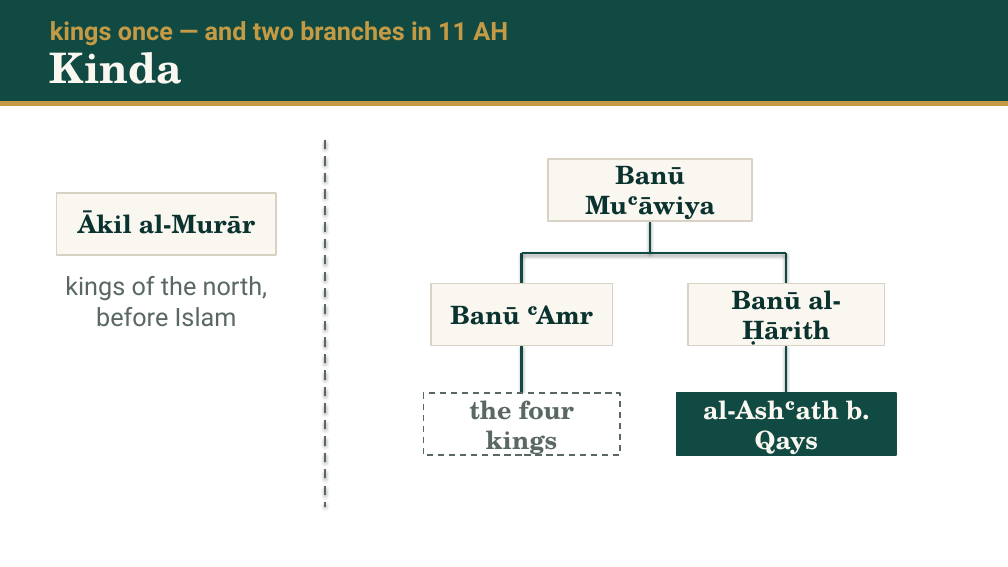
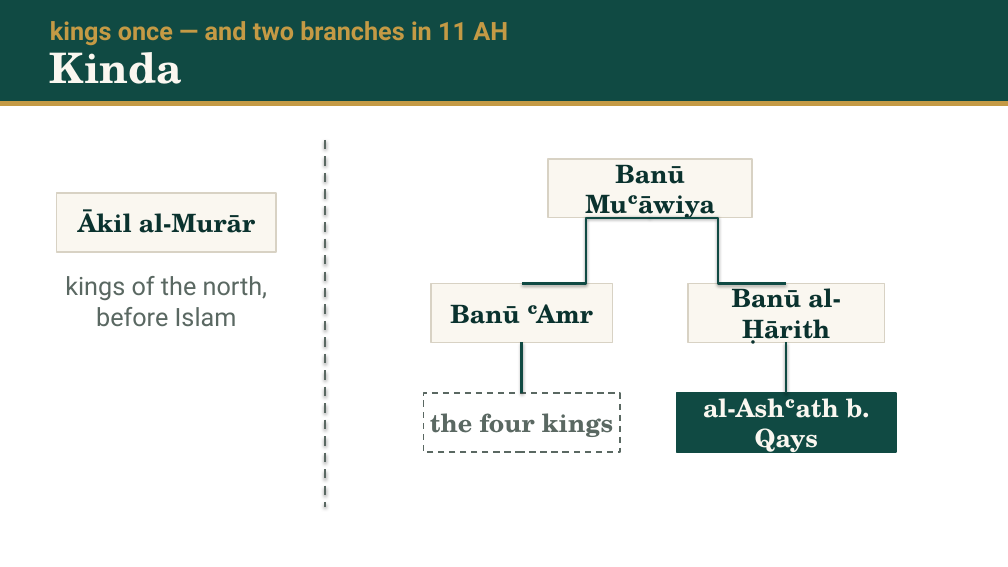
Before and after one commit to daniyalyasin93/2026SeptemberIslamicHistoryClass, a slide deck: slide 70 of S05_yamama_dead_oman_mahra/S05.pptx. Drawn at 1008x567 pixels with LibreOffice and Linux fonts; fonts in the diff are those of the drawing. Boxes give left, top, right and bottom in pixels: in the first picture for what was removed or moved away, otherwise in the second. Text is boxed around its words. In the diff, an @@ line names an element or a change of style, - is before the commit and + after.

```diff
--- a/S05_yamama_dead_oman_mahra/S05.pptx
+++ b/S05_yamama_dead_oman_mahra/S05.pptx
@@ rectangle "Banū Muʿāwiya": place and size @@
-rectangle "Banū Muʿāwiya" at (585, 158, 715, 223)
+rectangle "Banū Muʿāwiya" at (548, 159, 752, 218)
@@ rectangle removed at (548, 159, 752, 221) @@
@@ rectangle "Ākil al-Murār": place and size @@
-rectangle "Ākil al-Murār" at (78, 210, 255, 234)
+rectangle "Ākil al-Murār" at (57, 193, 276, 252)
@@ rectangle removed at (57, 193, 276, 255) @@
@@ elbow line added from (650, 218) to (522, 284), #104A43 2.25 pt @@
@@ line removed from (650, 221) to (650, 253) @@
@@ elbow line added from (650, 218) to (786, 284), #104A43 2.25 pt @@
@@ line removed from (522, 284) to (522, 253) @@
@@ line removed from (522, 253) to (786, 253) @@
@@ line removed from (786, 253) to (786, 284) @@
@@ fill none to #FAF7F0; outline none to #D8D2C4 1.5 pt in 4 elements at (57, 193, 276, 252), (548, 159, 752, 218), (688, 284, 885, 343), (431, 284, 613, 343) @@
@@ rectangle "Banū ʿAmr": place and size @@
-rectangle "Banū ʿAmr" at (450, 305, 593, 325)
+rectangle "Banū ʿAmr" at (431, 284, 613, 343)
@@ rectangle removed at (431, 284, 613, 346) @@
@@ rectangle "Banū al-Ḥārith": place and size @@
-rectangle "Banū al-Ḥārith" at (732, 283, 841, 348)
+rectangle "Banū al-Ḥārith" at (688, 284, 885, 343)
@@ rectangle removed at (688, 284, 885, 346) @@
@@ line moved from (522, 346) - (522, 393) to (522, 343) - (522, 393) @@
@@ line (522, 343) - (522, 393): line to elbow line @@
@@ line moved from (786, 346) - (786, 393) to (786, 343) - (786, 393) @@
@@ line (786, 343) - (786, 393): line to elbow line @@
@@ rectangle "the four kings": place and size @@
-rectangle "the four kings" at (469, 393, 574, 456)
+rectangle "the four kings" at (423, 393, 620, 452)
@@ rectangle "the four kings" at (423, 393, 620, 452): fill none to #FFFFFF; outline none to #5A6862 1.5 pt dashed @@
@@ rectangle removed at (423, 393, 620, 455) @@
@@ rectangle "al-Ashʿath b. Qays": place and size @@
-rectangle "al-Ashʿath b. Qays" at (703, 400, 869, 458)
+rectangle "al-Ashʿath b. Qays" at (677, 393, 896, 452)
@@ rectangle "al-Ashʿath b. Qays" at (677, 393, 896, 452): fill none to #104A43; outline none to #104A43 1.5 pt @@
@@ rectangle removed at (677, 393, 896, 455) @@
```
Also in this commit, not shown: 3 other slides changed, 6 other files.
